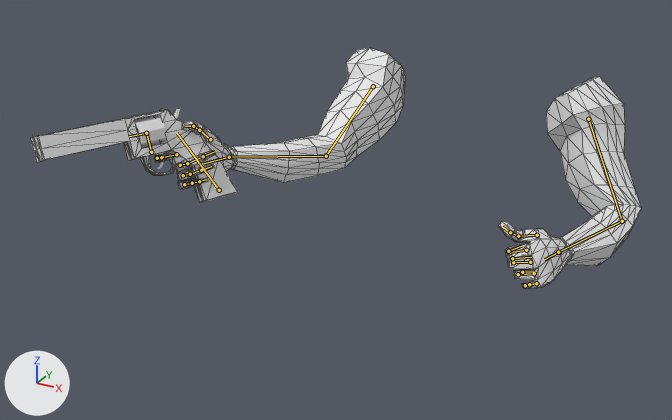
One commit to the glTF model BlenderTutorial/Arms.glb: the scene before it, then after it.
One viewpoint serves both versions: a 50 mm lens placed at (1.28, -3.51, 1.13), pointed at (-0.27, -0.7, -0.27). Arrows for +X, +Y and +Z are at lower left; the lights stay in place. The first picture is the older version. Both versions are drawn at frame 5 of the action 'RevolverReloadCloseCylinder'; the numbers are the values there. The bones that change, and the others that lie on the model, are drawn over the model as lines. Mesh edges are drawn as thin lines on the coarser meshes.

Objects in the first picture: 'armMesh', 'gunCylinderMesh', 'gunMesh' and 1 more.
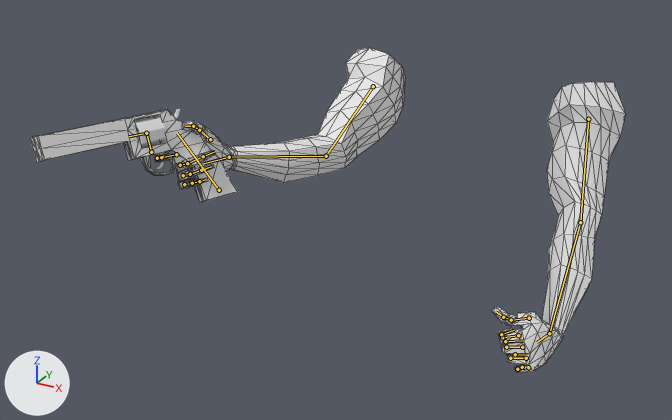
Boxes (x1, y1, x2, y2) around the edits, measured in the pictures (672 x 420 px):
'armMesh', posed (34% taller)
    before: (155, 48, 641, 289)
    after: (155, 48, 626, 372)
bone 'bicep.r', root to tip
    before: (588, 119) to (622, 221)
    after: (588, 119) to (580, 222)
bone 'forearm.r', root to tip
    before: (622, 221) to (558, 252)
    after: (580, 222) to (549, 333)
bone 'palm.r', root to tip
    before: (558, 252) to (544, 259)
    after: (549, 333) to (536, 342)

What the commit changed:
Bone 'bicep.r' (bone_bicep_r) turns from (-53, 3, 46) to (-55, -12, 29) degrees about its own x, y and z.
Bone 'forearm.r' (bone_forearm_r) turns from (23, 14, -62) to (2, 0, -4) degrees about its own x, y and z.
Bone 'palm.r' (bone_palm_r) turns from (15, -31, -10) to (37, -9, -55) degrees about its own x, y and z.
